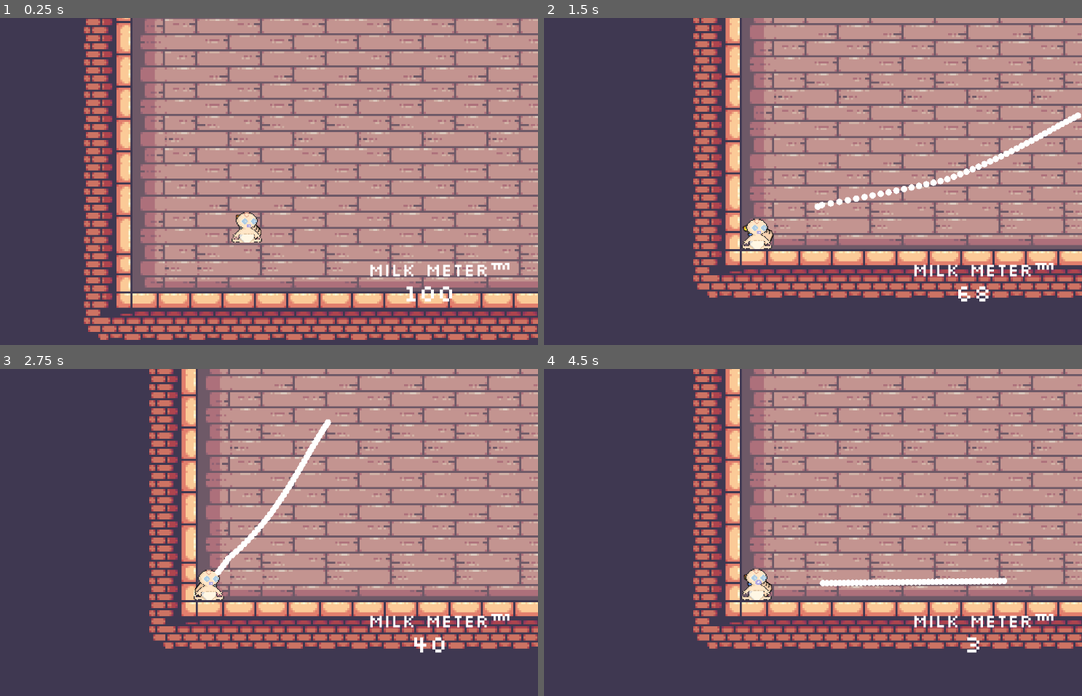
Above: before the commit, frames 1-4 (two rows, left to right).
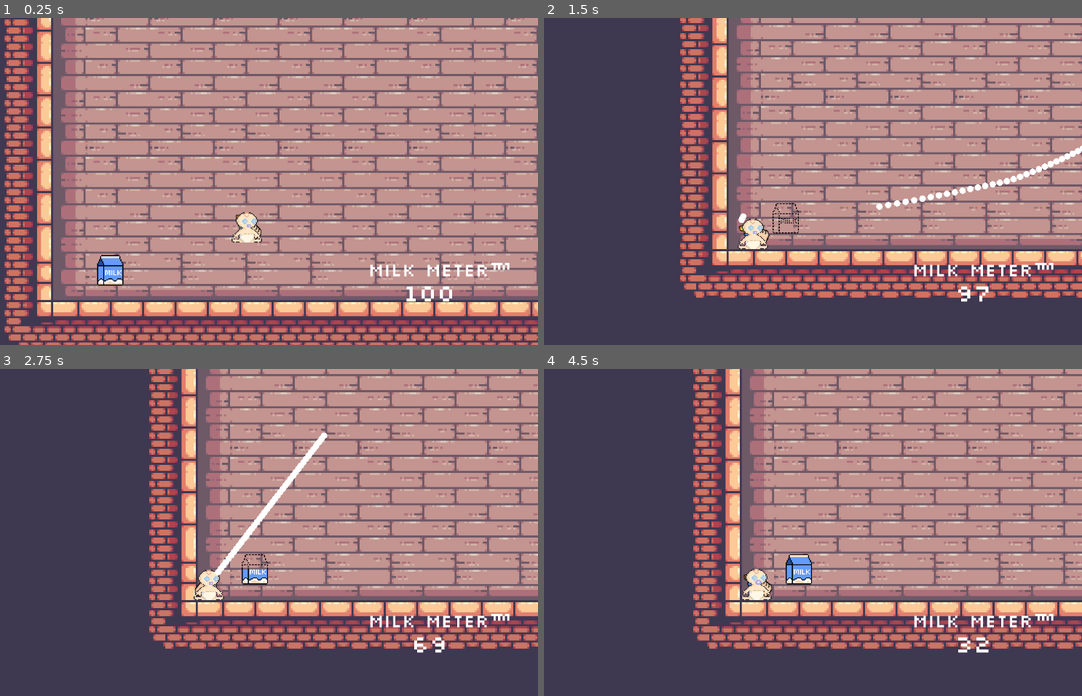
Above: after the commit, the same moments.

Repository: duncwilliams/trust-fund-baby
Game: Godot game, scene res://scenes/main.tscn
The game is run twice, just before and just after one commit, with the same random seed, the same clock (stepped at 60 frames per second) and the same inputs.
Inputs (mouse positions are in pixels of both pictures, inside the frame that each line leads up to):
- Up to frame 1 (0.25 s): no input
- Up to frame 2 (1.5 s): move the mouse to (920, 165) at 0.52 s; press the mouse at (920, 165) at 0.53 s; move the mouse to (673, 197) at 1.27 s; release the mouse at (673, 197) at 1.28 s; click (673, 197) at 1.35 s
- Up to frame 3 (2.75 s): move the mouse to (306, 460) at 2.02 s; press the mouse at (306, 460) at 2.03 s
- Up to frame 4 (4.5 s): move the mouse to (759, 597) at 2.77 s; release the mouse at (759, 597) at 2.78 s; click (759, 597) at 2.85 s; move the mouse to (963, 581) at 3.52 s; press the mouse at (963, 581) at 3.53 s; move the mouse to (613, 483) at 4.27 s; release the mouse at (613, 483) at 4.28 s; click (613, 483) at 4.35 s

The runs differ from the first frame. In frame 1, 59% of the frame differs, in the area x 0-100%, y 0-100%; in frame 2, 22%; in frame 3, 1.1%; in frame 4, 1.3%.

Commit message:
added carton respawning

Diff:
--- a/scenes/baby.tscn
+++ b/scenes/baby.tscn
@@ -72,6 +72,7 @@
 shape = SubResource("RectangleShape2D_3hpsf")
 
 [node name="Area2D" type="Area2D" parent="." unique_id=1278378837 groups=["baby"]]
+unique_name_in_owner = true
 
 [node name="AreaCollision" type="CollisionShape2D" parent="Area2D" unique_id=1391482106]
 position = Vector2(0, 1.75)
--- a/scenes/carton.tscn
+++ b/scenes/carton.tscn
@@ -1,6 +1,8 @@
 [gd_scene format=3 uid="uid://ckonlikqnpmml"]
 
 [ext_resource type="Texture2D" uid="uid://rlhqvyhmqc46" path="res://art/custom/carton_sprite_sheet.png" id="1_j036i"]
+[ext_resource type="Script" uid="uid://d3vpelwce0l3c" path="res://scripts/carton.gd" id="1_u7dcc"]
+[ext_resource type="Texture2D" uid="uid://dgko4ex0qlvj7" path="res://art/custom/carton_respawn.png" id="2_biyvt"]
 
 [sub_resource type="AtlasTexture" id="AtlasTexture_biyvt"]
 atlas = ExtResource("1_j036i")
@@ -17,6 +19,26 @@
 [sub_resource type="AtlasTexture" id="AtlasTexture_v0ehr"]
 atlas = ExtResource("1_j036i")
 region = Rect2(96, 0, 32, 32)
+
+[sub_resource type="AtlasTexture" id="AtlasTexture_i8t5o"]
+atlas = ExtResource("2_biyvt")
+region = Rect2(0, 0, 32, 32)
+
+[sub_resource type="AtlasTexture" id="AtlasTexture_w4iof"]
+atlas = ExtResource("2_biyvt")
+region = Rect2(32, 0, 32, 32)
+
+[sub_resource type="AtlasTexture" id="AtlasTexture_u4q0t"]
+atlas = ExtResource("2_biyvt")
+region = Rect2(64, 0, 32, 32)
+
+[sub_resource type="AtlasTexture" id="AtlasTexture_w0wu0"]
+atlas = ExtResource("2_biyvt")
+region = Rect2(96, 0, 32, 32)
+
+[sub_resource type="AtlasTexture" id="AtlasTexture_pldgj"]
+atlas = ExtResource("2_biyvt")
+region = Rect2(128, 0, 32, 32)
 
 [sub_resource type="SpriteFrames" id="SpriteFrames_i8t5o"]
 animations = [{
@@ -36,6 +58,26 @@
 "loop": true,
 "name": &"default",
 "speed": 5.0
+}, {
+"frames": [{
+"duration": 1.0,
+"texture": SubResource("AtlasTexture_i8t5o")
+}, {
+"duration": 1.0,
+"texture": SubResource("AtlasTexture_w4iof")
+}, {
+"duration": 1.0,
+"texture": SubResource("AtlasTexture_u4q0t")
+}, {
+"duration": 1.0,
+"texture": SubResource("AtlasTexture_w0wu0")
+}, {
+"duration": 1.0,
+"texture": SubResource("AtlasTexture_pldgj")
+}],
+"loop": false,
+"name": &"respawning",
+"speed": 1.5
 }]
 
 [sub_resource type="RectangleShape2D" id="RectangleShape2D_j036i"]
@@ -43,12 +85,19 @@
 
 [node name="Carton" type="Area2D" unique_id=403586504 groups=["carton"]]
 scale = Vector2(2, 2)
+script = ExtResource("1_u7dcc")
 
 [node name="AnimatedSprite2D" type="AnimatedSprite2D" parent="." unique_id=1488485544]
+unique_name_in_owner = true
 sprite_frames = SubResource("SpriteFrames_i8t5o")
+animation = &"respawning"
 autoplay = "default"
-frame = 2
-frame_progress = 0.0071633486
+frame = 4
+frame_progress = 1.0
 
 [node name="CollisionShape2D" type="CollisionShape2D" parent="." unique_id=859354063 groups=["carton"]]
 shape = SubResource("RectangleShape2D_j036i")
+
+[connection signal="area_entered" from="." to="." method="_on_area_entered"]
+[connection signal="area_exited" from="." to="." method="_on_area_exited"]
+[connection signal="animation_finished" from="AnimatedSprite2D" to="." method="_on_animated_sprite_2d_animation_finished"]
--- a/scenes/main.tscn
+++ b/scenes/main.tscn
@@ -32,7 +32,7 @@
 metadata/_edit_lock_ = true
 
 [node name="Baby" parent="." unique_id=1502936678 instance=ExtResource("1_o5qli")]
-position = Vector2(226, 354)
+position = Vector2(383, 337)
 
 [node name="Camera2D" type="Camera2D" parent="Baby" unique_id=1711883797]
 offset = Vector2(0, -60)
--- a/scenes/map.tscn
+++ b/scenes/map.tscn
@@ -497,6 +497,9 @@
 [node name="Carton4" parent="Cartons" unique_id=1461498588 instance=ExtResource("2_paxxb")]
 position = Vector2(1440, -2309)
 
+[node name="Carton5" parent="Cartons" unique_id=736468841 instance=ExtResource("2_paxxb")]
+position = Vector2(113, 451)
+
 [node name="Arrows" type="Node2D" parent="." unique_id=823208113]
 
 [node name="DiagonalArrow" type="Sprite2D" parent="Arrows" unique_id=1084429190]
--- a/scripts/baby.gd
+++ b/scripts/baby.gd
@@ -21,7 +21,6 @@
 
 func _on_area_2d_area_entered(area: Area2D) -> void:
 	if area.is_in_group("carton"):
-		area.queue_free()
 		bottle.refill()
 
 
--- /dev/null
+++ b/scripts/carton.gd
@@ -0,0 +1,11 @@
+extends Area2D
+
+func _on_area_entered(area: Area2D) -> void:
+	if area.is_in_group("baby"):
+		monitoring = false
+		$AnimatedSprite2D.play("respawning")
+
+
+func _on_animated_sprite_2d_animation_finished() -> void:
+	monitoring = true
+	$AnimatedSprite2D.play("default")
Binary file added: art/custom/carton_respawn.png
Not shown, added: art/custom/carton_respawn.png.import
Not shown, added: scripts/carton.gd.uid
